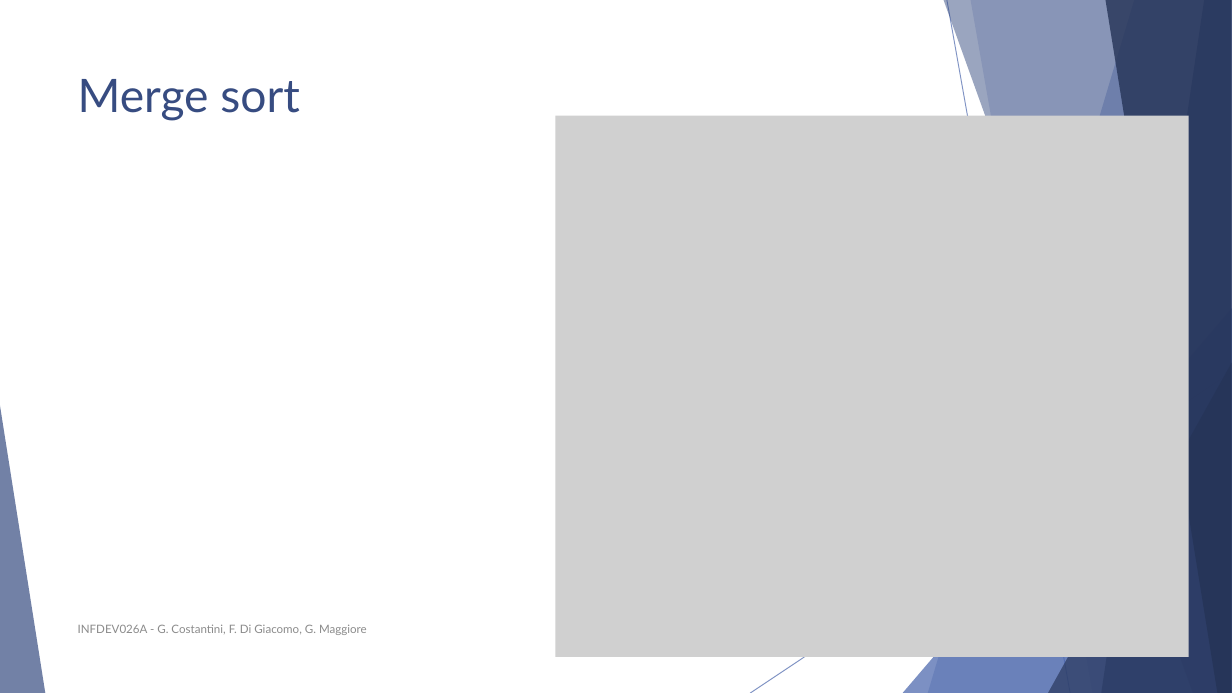
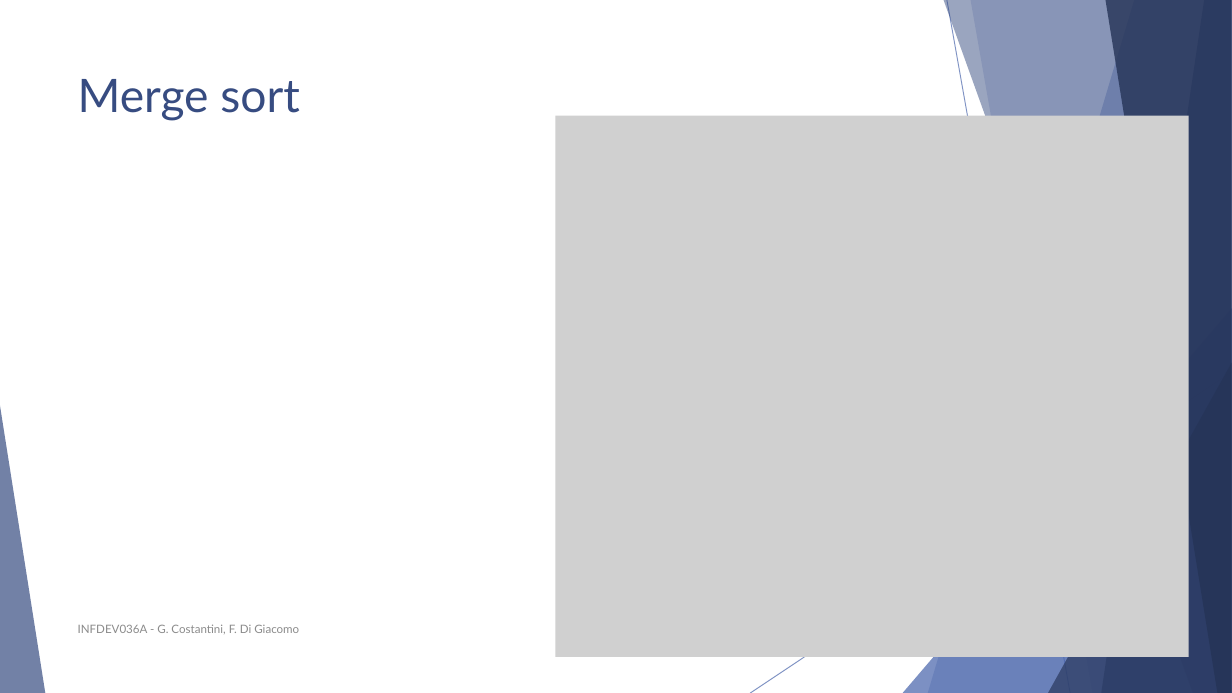
Before and after one commit to FurkanAndac/Development-6A, a slide deck: slide 36 of Lesson slides/Unit 2 - Sorting algorithms.pptx (slide 35 before the commit). Drawn at 1232x693 pixels with LibreOffice and Linux fonts; fonts in the diff are those of the drawing; grey boxes stand for pictures. Boxes give left, top, right and bottom in pixels: in the first picture for what was removed or moved away, otherwise in the second. Text is boxed around its words. In the diff, an @@ line names an element or a change of style, - is before the commit and + after.

```diff
--- a/Lesson slides/Unit 2 - Sorting algorithms.pptx
+++ b/Lesson slides/Unit 2 - Sorting algorithms.pptx
@@ text at bbox=[78, 624, 299, 634]: text changed @@
-INFDEV026A - G. Costantini, F. Di Giacomo, G. Maggiore
+INFDEV036A - G. Costantini, F. Di Giacomo
```
Also in this commit, not shown: 41 other slides changed, 1 slide added.
